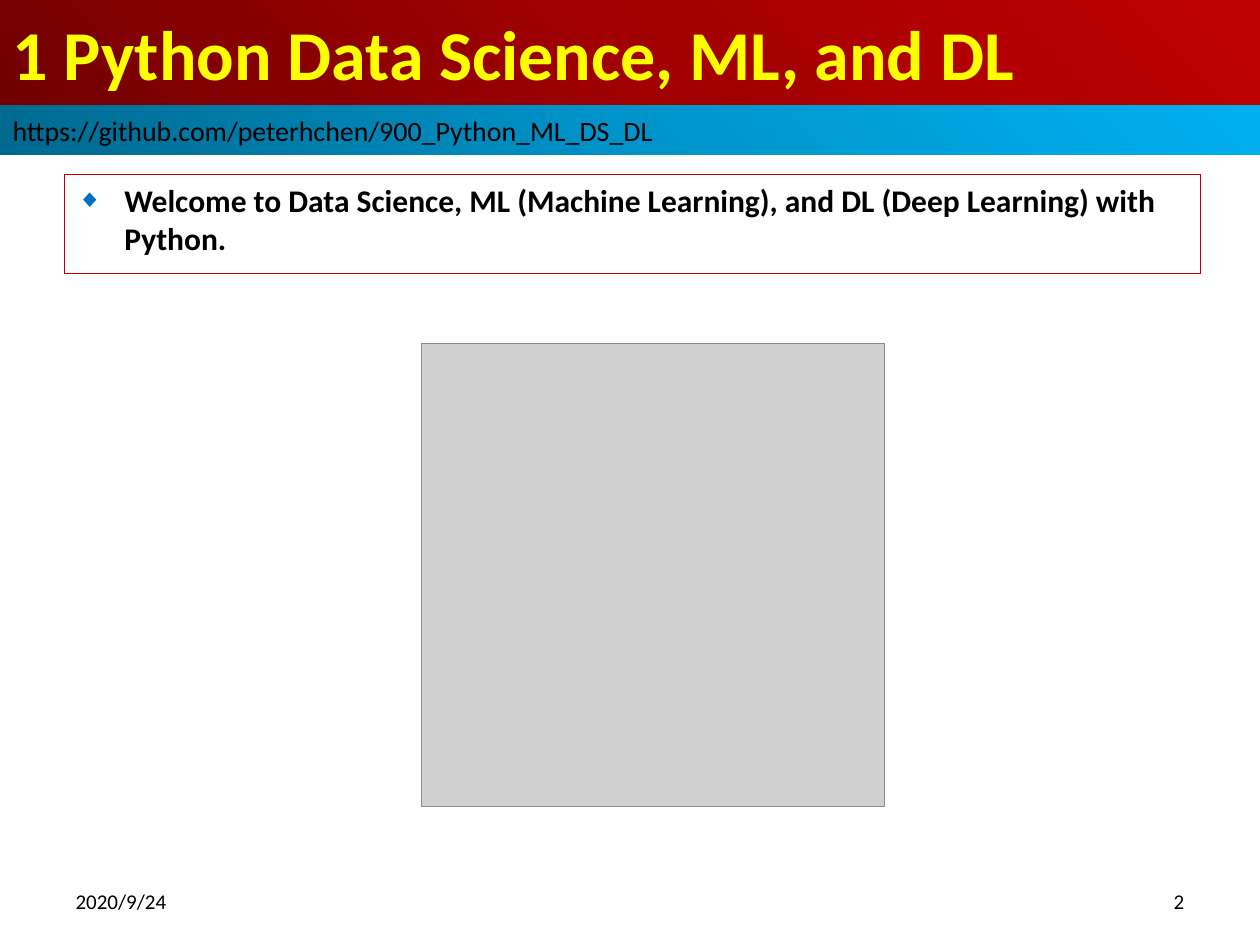
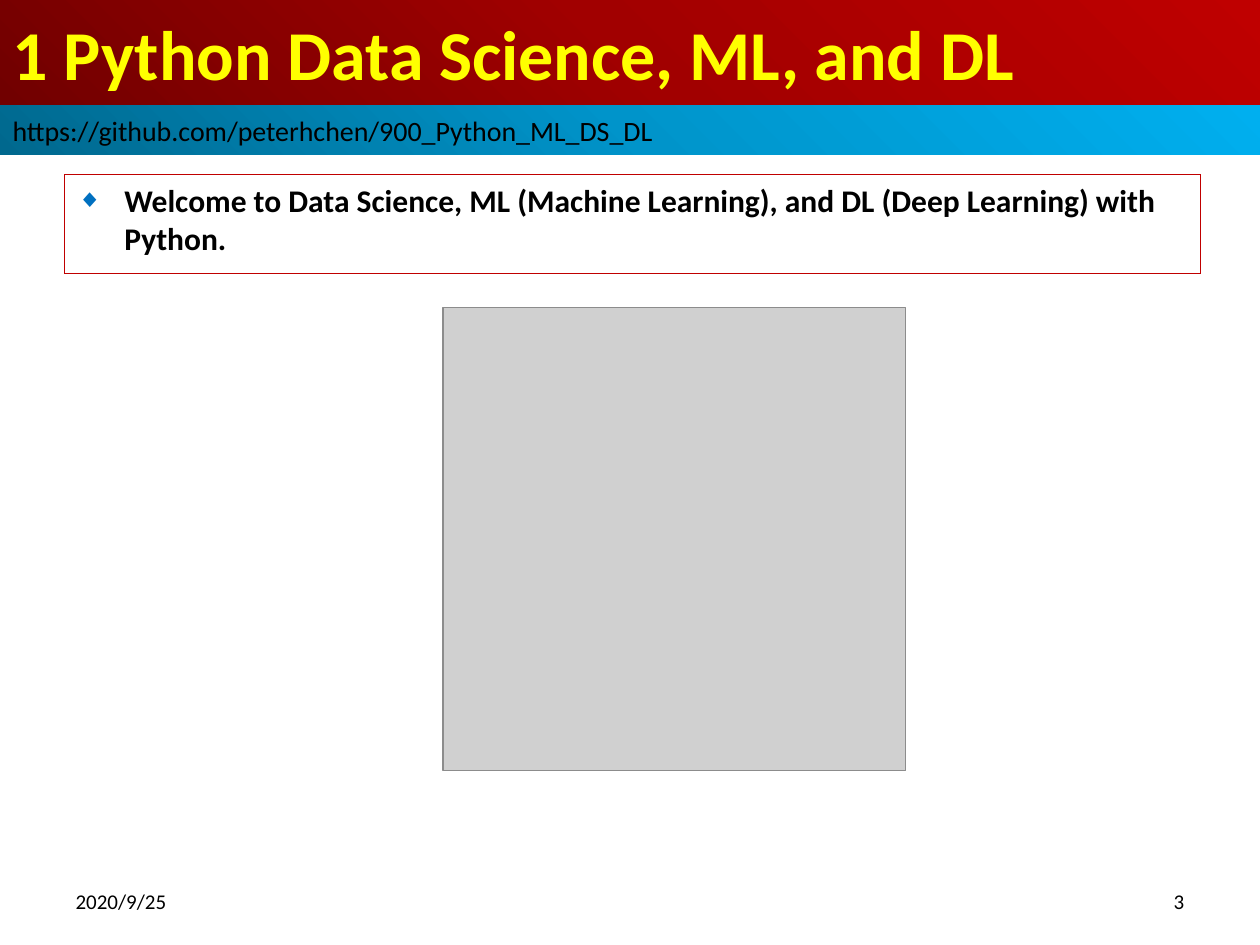
Before and after one commit to peterhchen/900_Python_ML_DS_DL, a slide deck: slide 3 of 001_Intro.pptx (slide 2 before the commit). Drawn at 1260x945 pixels with LibreOffice and Linux fonts; fonts in the diff are those of the drawing; grey boxes stand for pictures. Boxes give left, top, right and bottom in pixels: in the first picture for what was removed or moved away, otherwise in the second. Text is boxed around its words. In the diff, an @@ line names an element or a change of style, - is before the commit and + after.

```diff
--- a/001_Intro.pptx
+++ b/001_Intro.pptx
@@ picture: place and size @@
-picture at <box>422,344,885,806</box>
+picture at <box>444,307,906,770</box>
@@ text at <box>76,894,167,910</box>: text changed @@
-2020/9/24
+2020/9/25
@@ page number at <box>1174,895,1185,909</box>: text changed @@
-2
+3
```
Also in this commit, not shown: 10 other slides changed, 1 slide added.
